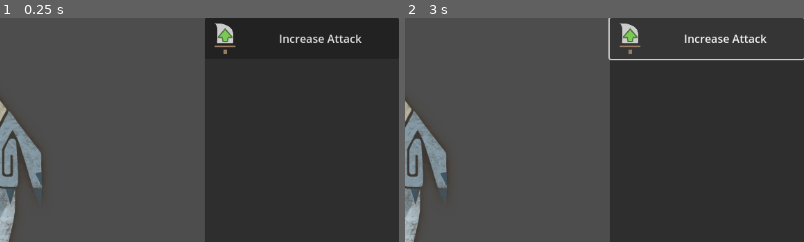
Above: before the commit, frames 1-2 (left to right).
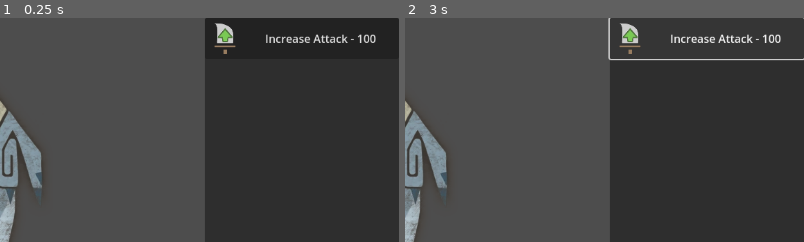
Above: after the commit, the same moments.

Repository: Smileanimations/Monstie-Clicker
Game: Godot game, scene res://main/main.tscn
The game is run twice, just before and just after one commit, with the same random seed, the same clock (stepped at 60 frames per second) and the same inputs.
Inputs (mouse positions are % of the whole screen's width and height, from its top left):
- Up to frame 1 (0.25 s): no input
- Up to frame 2 (3 s): click "Increase Attack" (after the commit: "Increase Attack - 100") at 0.5 s; click (38, 39) at 1.25 s; click (38, 39) at 2 s; click "Increase Attack" (after the commit: "Increase Attack - 100") at 2.75 s
The pictures show only the part of the screen within x 50-100%, y 0-50%; the shares and areas given below are measured in that part.

The runs differ from the first frame. In frame 1, 0.7% of the frame differs, in the area x 66-95%, y 7-12%; in frame 2, 0.7%.

Commit message:
Added the ability to purchase attack increases
Look at me now!

Diff:
--- a/Monstie/scripts/data.gd
+++ b/Monstie/scripts/data.gd
@@ -2,6 +2,7 @@
 var zenny = 0
 var damage = 10
 var difficulty_scale = 1
+var hunter_rank = 0
 signal zenny_updated
 
 # Called when the node enters the scene tree for the first time.
@@ -15,5 +16,9 @@
 
 #Function that emits a signal when zenny amount is updated
 func add_money(amount):
-	zenny =+ amount
+	zenny += amount
 	zenny_updated.emit()
+
+func subtract_money(amount):
+	zenny -= amount
+	zenny_updated.emit()
--- a/Monstie/shop/shop.gd
+++ b/Monstie/shop/shop.gd
@@ -1,9 +1,10 @@
 extends Control
-var price = 200
+var price_atb = 100
+@onready var Attackbutton = $Panel/AttackUp
 
 # Called when the node enters the scene tree for the first time.
 func _ready():
-	pass # Replace with function body.
+	Attackbutton.text = "Increase Attack - %s" % price_atb
 
 
 # Called every frame. 'delta' is the elapsed time since the previous frame.
@@ -12,4 +13,12 @@
 
 
 func _on_attack_up_pressed():
-	pass # Replace with function body.
+	if Data.zenny >= price_atb:
+		Data.subtract_money(price_atb)
+		purchase_atb()
+
+
+func purchase_atb():
+	Data.damage += 2
+	price_atb += 100 * 1.2
+	Attackbutton.text = "Increase Attack - %s" % price_atb
Not shown, changed: Monstie/Ideas.txt
